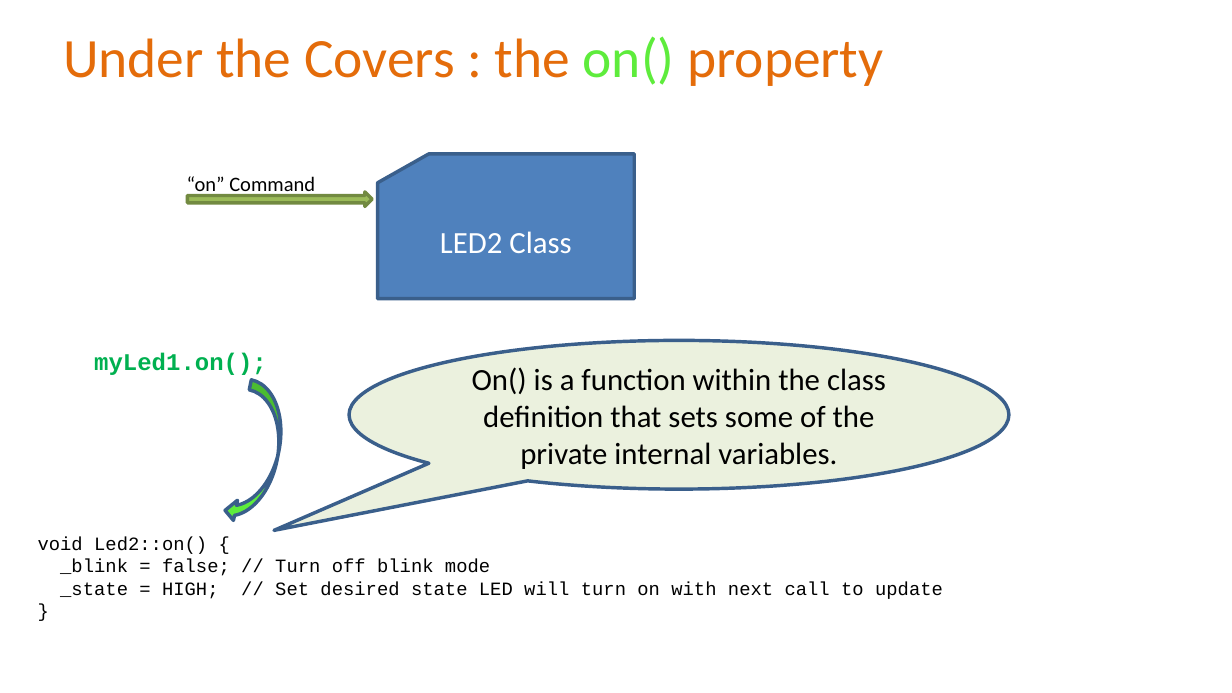
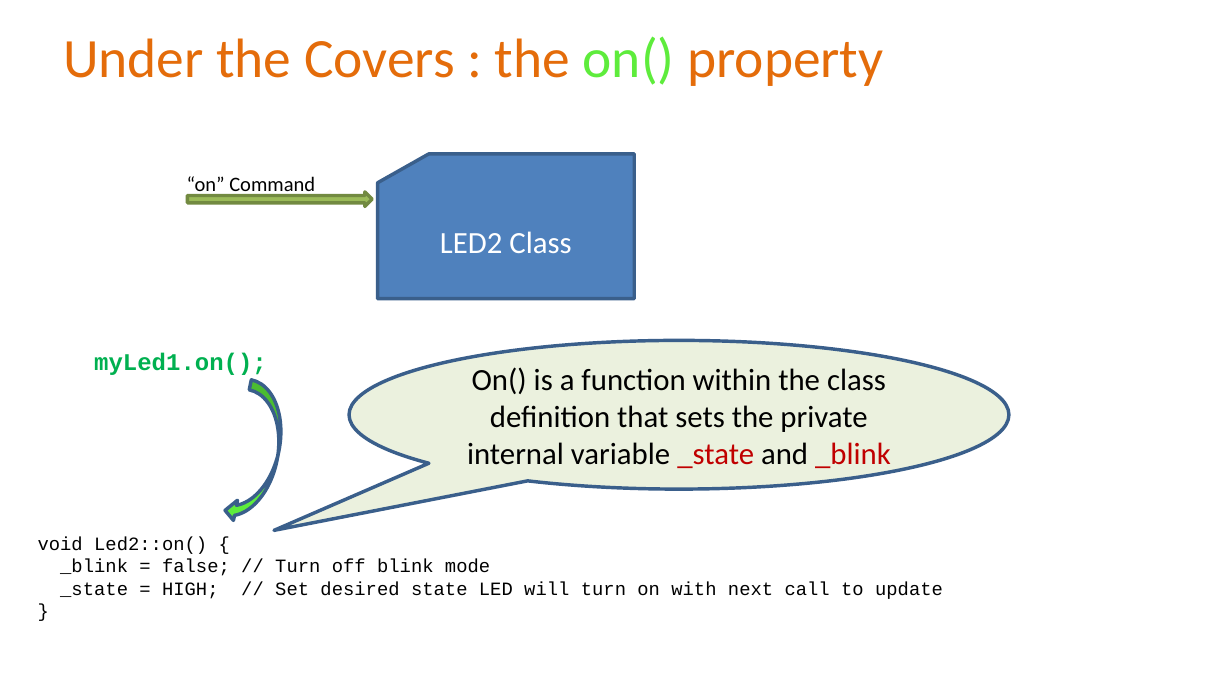
Before and after one commit to Alan-Lomax/MERG-SIG-Presentations, a slide deck: slide 11 of Part 4 - Introduction to Class Programming.pptx. Drawn at 1232x693 pixels with LibreOffice and Linux fonts; fonts in the diff are those of the drawing; background and template pictures are left out. Boxes give left, top, right and bottom in pixels: in the first picture for what was removed or moved away, otherwise in the second. Text is boxed around its words. In the diff, an @@ line names an element or a change of style, - is before the commit and + after.

```diff
--- a/Part 4 - Introduction to Class Programming.pptx
+++ b/Part 4 - Introduction to Class Programming.pptx
@@ text in speech bubble at (x1=467, y1=367, x2=891, y2=472): text changed @@
-On() is a function within the class definition that sets some of the private internal variables.
+On() is a function within the class definition that sets the private internal variable _state and _blink
```
Also in this commit, not shown: 10 other slides changed, 5 slides added.
